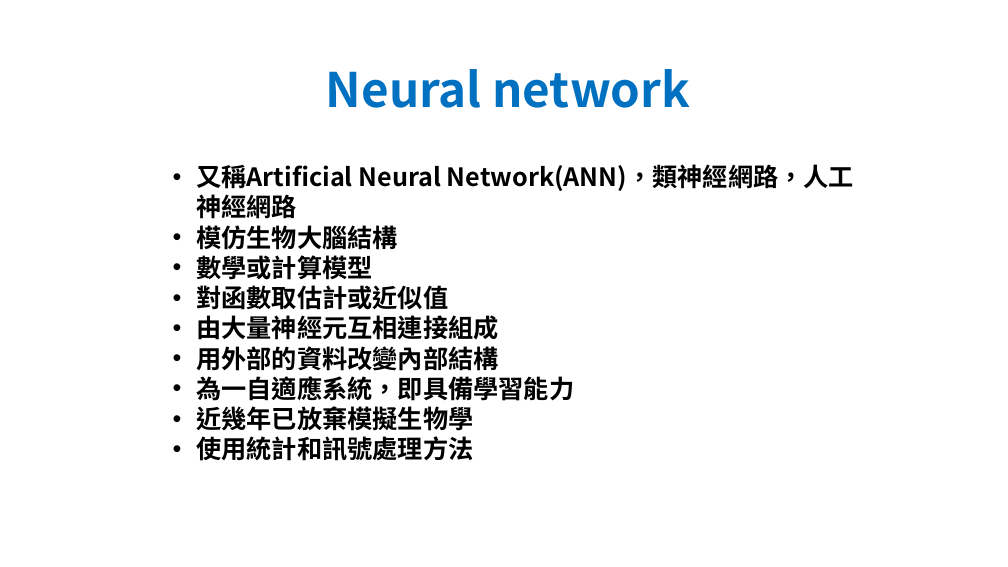
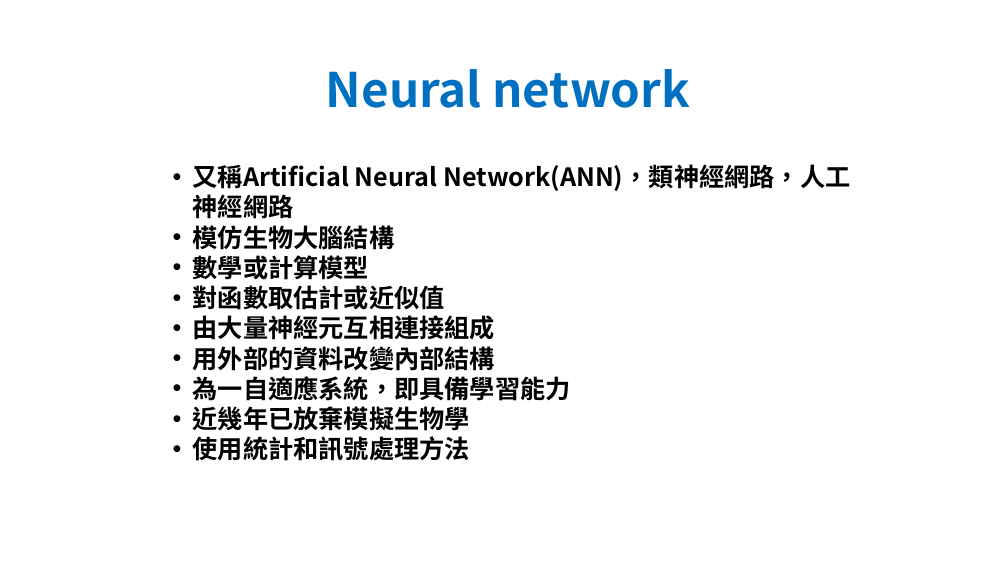
Before and after one commit to joshhu/hackthon_cht, a slide deck: slide 12 of 02 - Neural Network.pptx. Drawn at 1008x567 pixels with LibreOffice and Linux fonts; fonts in the diff are those of the drawing. Boxes give left, top, right and bottom in pixels: in the first picture for what was removed or moved away, otherwise in the second. Text is boxed around its words. In the diff, an @@ line names an element or a change of style, - is before the commit and + after.

```diff
--- a/02 - Neural Network.pptx
+++ b/02 - Neural Network.pptx
@@ text "又稱Artificial Neural Network(ANN)，類神經網路，人工神經網路" at <box>193,164,850,461</box>: indent changed @@
```
Also in this commit, not shown: 3 other slides changed, 5 other files.
